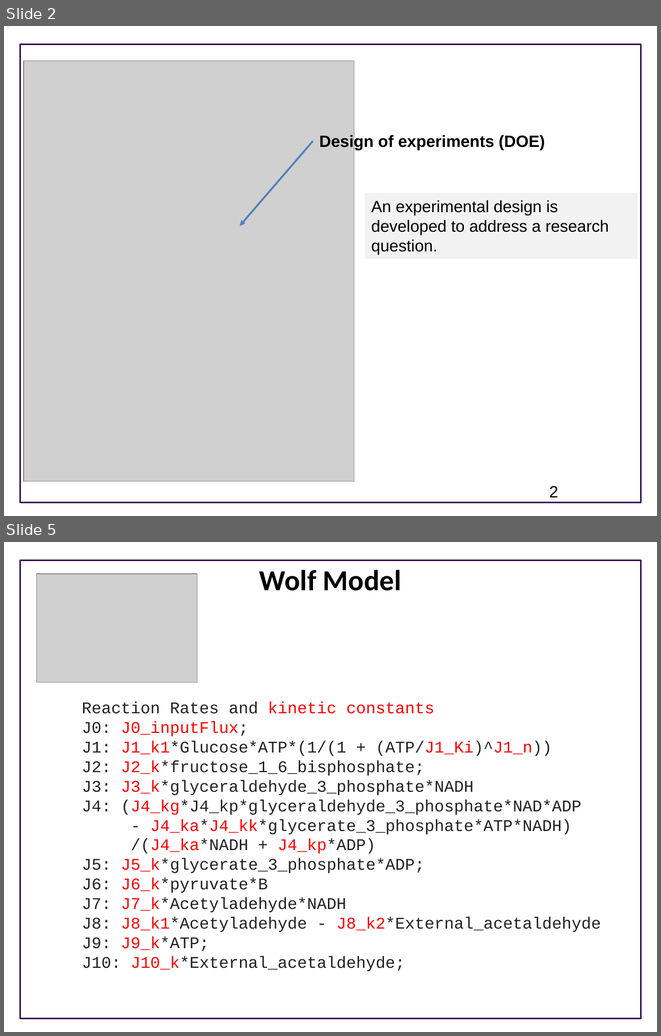
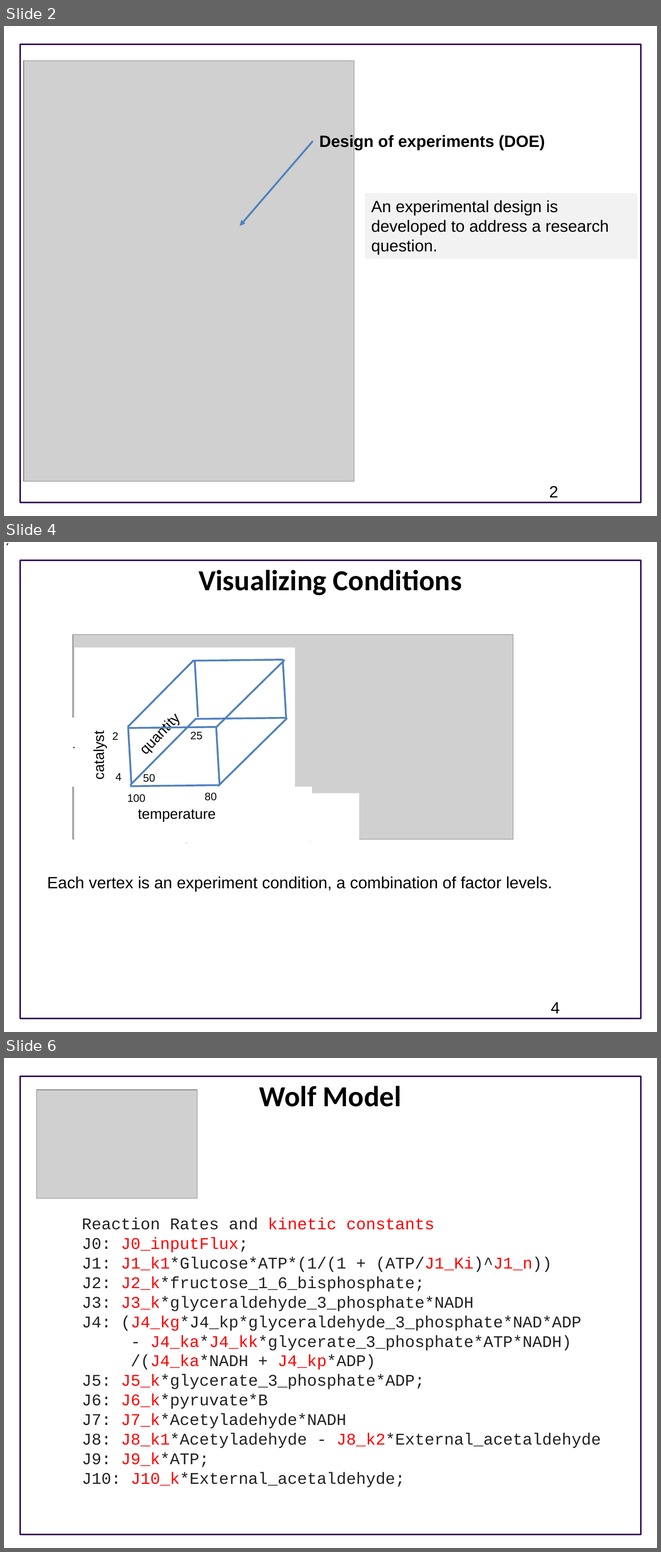
Before and after one commit to ModelEngineering/BIOEN-437, a slide deck: Lectures/Design-Of-Experiments/doe_overview.pptx. Shown one above the other, each under a label of ours: slides 2 and 5 before the commit, slides 2, 4 and 6 after it; the slides between them are not shown. The pictures are 661x1036 and 661x1552 pixels, drawn with LibreOffice and Linux fonts; fonts in the diff are those of the drawing; grey boxes stand for pictures; background and template pictures are left out. Boxes give left, top, right and bottom in pixels: in the first picture for what was removed or moved away, otherwise in the second. Text is boxed around its words. In the diff, an @@ line names an element or a change of style, - is before the commit and + after.

```diff
--- a/Lectures/Design-Of-Experiments/doe_overview.pptx
+++ b/Lectures/Design-Of-Experiments/doe_overview.pptx
@@ slide 4 added at [4,542,657,1032], background #FFFFFF; not listed: 1 template element that a slide beside it also shows @@
@@ title added at [199,570,462,596], 32 pt, text #000000, bold @@
+Visualizing Conditions
@@ picture added at [72,635,513,839] @@
@@ rectangle added at [74,647,295,843], fill #FFFFFF @@
@@ rectangle added at [66,717,92,786], fill #FFFFFF, 18 pt, text #000000 @@
+catalyst
@@ group added at [86,660,288,822]: 12 lines, 5 texts, 4 rectangles @@
+25
+50
+quantity
+temperature
+catalyst
+2
+4
+100
+80
@@ text added at [241,786,312,812], 18 pt, text #000000 @@
+quantity
@@ rectangle added at [259,793,359,841], fill #FFFFFF @@
@@ text added at [108,819,210,845], 18 pt, text #000000 @@
+temperature
@@ text added at [47,876,552,891], 18 pt, text #000000 @@
+Each vertex is an experiment condition, a combination of factor levels.
@@ page number added at [551,1002,560,1013], 18 pt, text #000000 @@
+4
@@ what was slide 5 is now slide 6 @@
```
Also in this commit, not shown: 10 slides changed, 1 other slide added, 3 slides removed.
